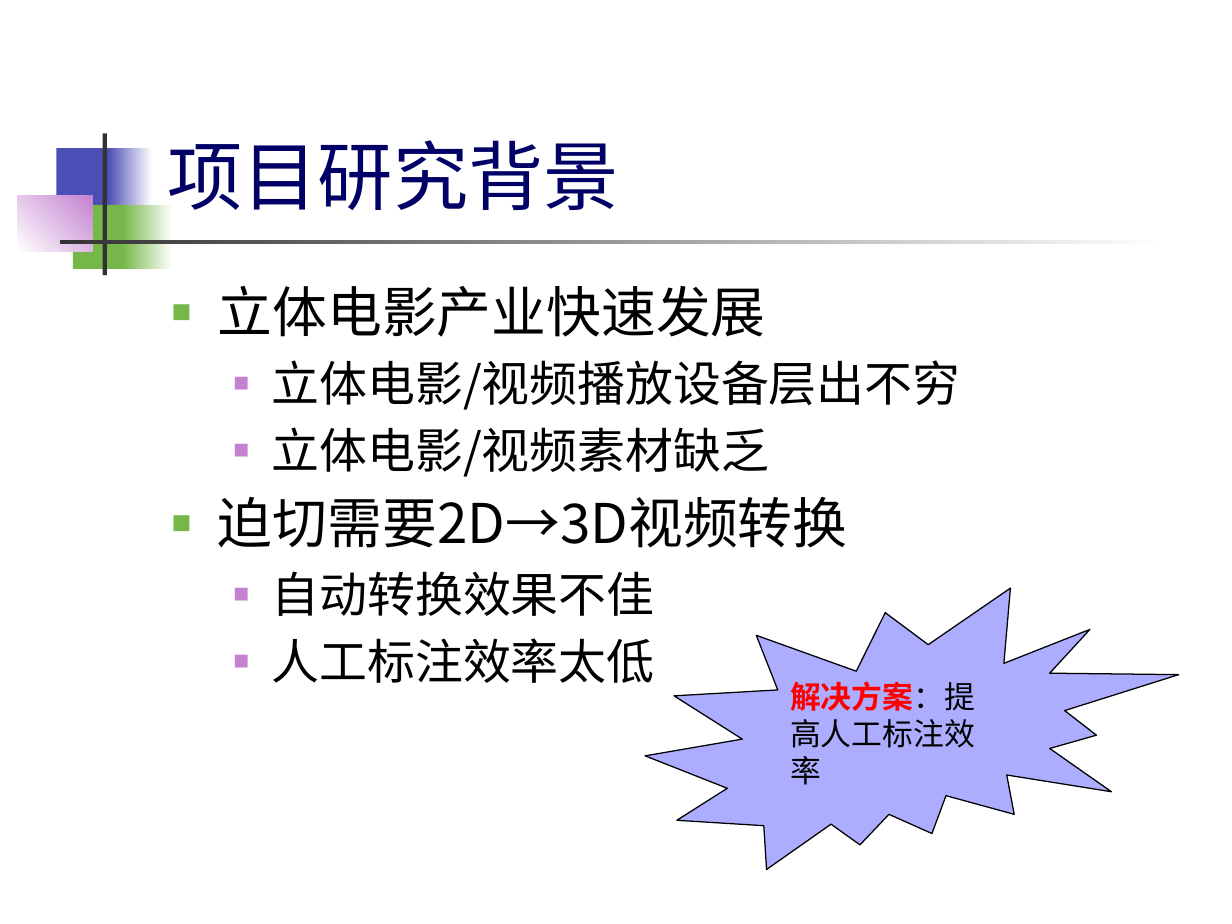
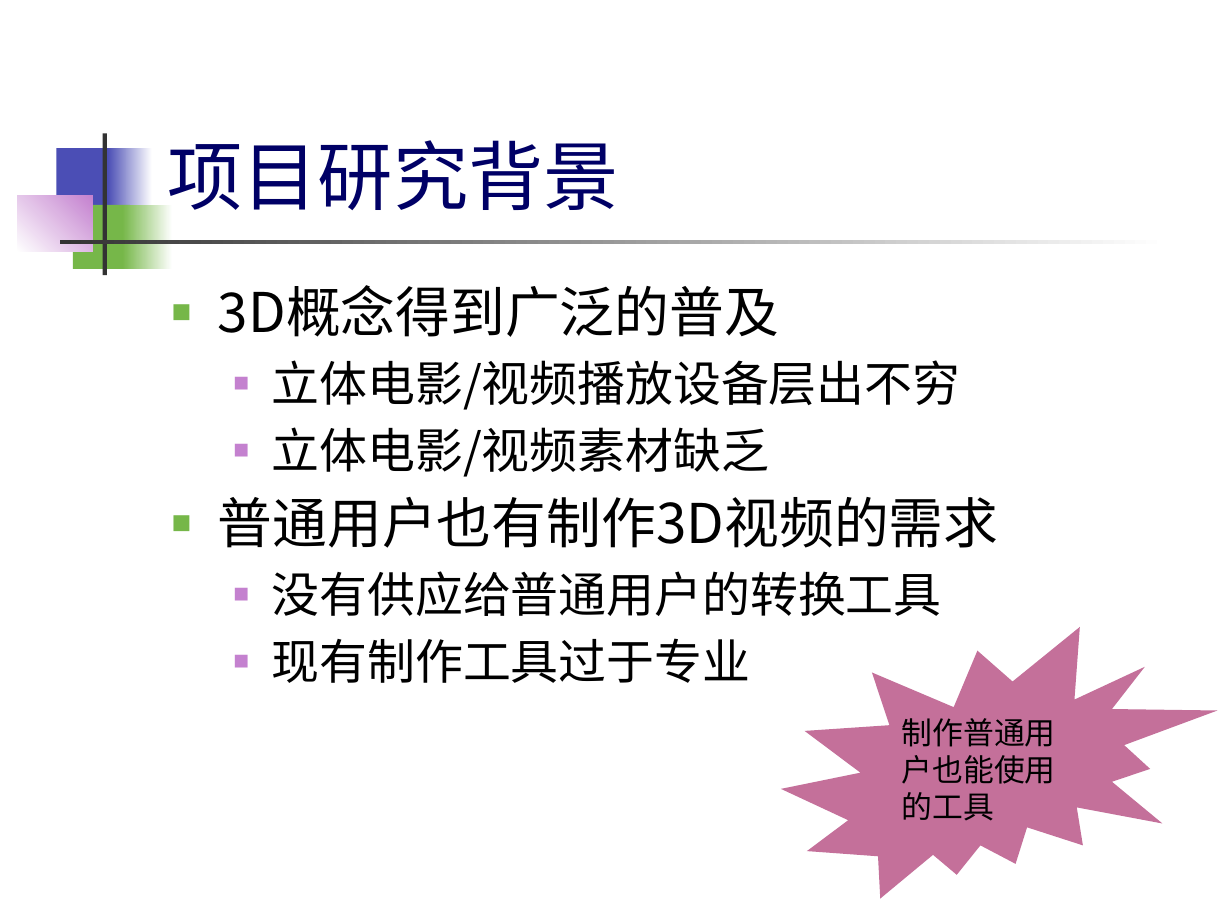
Before and after one commit to eric08/zja-graduation-design, a slide deck: slide 3 of OMG/毕设.pptx. Drawn at 1232x924 pixels with LibreOffice and Linux fonts; fonts in the diff are those of the drawing. Boxes give left, top, right and bottom in pixels: in the first picture for what was removed or moved away, otherwise in the second. Text is boxed around its words. In the diff, an @@ line names an element or a change of style, - is before the commit and + after.

```diff
--- a/OMG/毕设.pptx
+++ b/OMG/毕设.pptx
@@ text at (218, 285, 779, 337): text changed @@
-■ 立体电影产业快速发展
+■ 3D概念得到广泛的普及
@@ text at (218, 497, 999, 683): text changed @@
-■ 迫切需要2D→3D视频转换
-  ■ 自动转换效果不佳
-  ■ 人工标注效率太低
+■ 普通用户也有制作3D视频的需求
+  ■ 没有供应给普通用户的转换工具
+  ■ 现有制作工具过于专业
@@ irregular seal removed at (646, 588, 1179, 869) @@
-解决方案：提高人工标注效率
@@ irregular seal added at (781, 627, 1217, 898), fill #C4709A, 18 pt, text #000000 @@
+制作普通用户也能使用的工具
```
Also in this commit, not shown: 2 other slides changed, 2 slides added, 7 other files.
